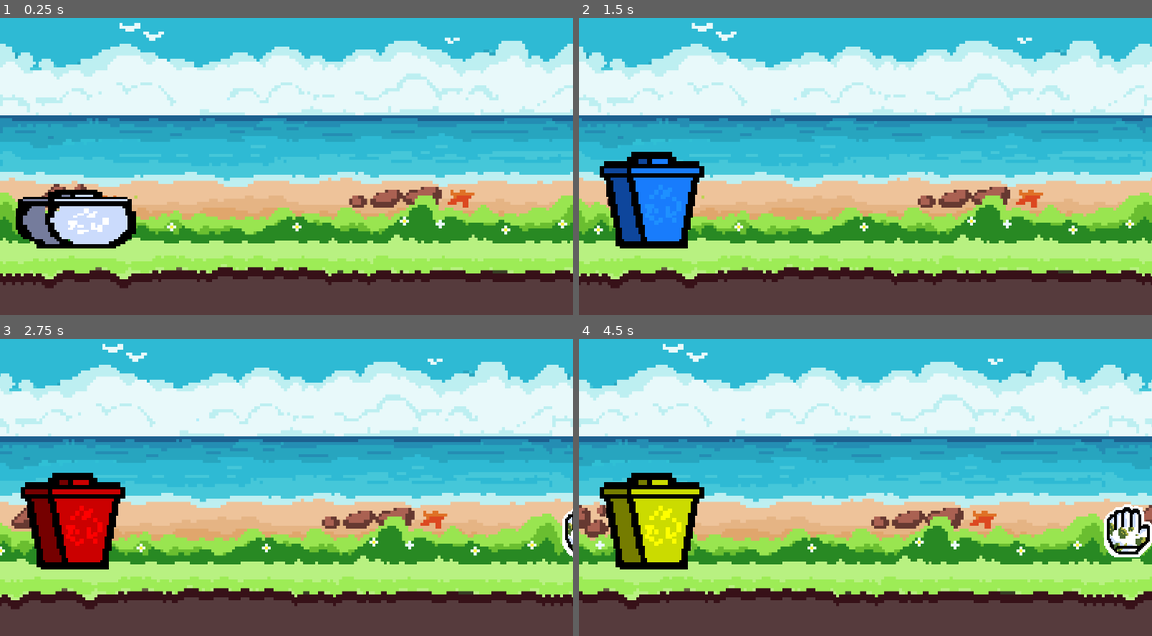
Above: before the commit, frames 1-4 (two rows, left to right).
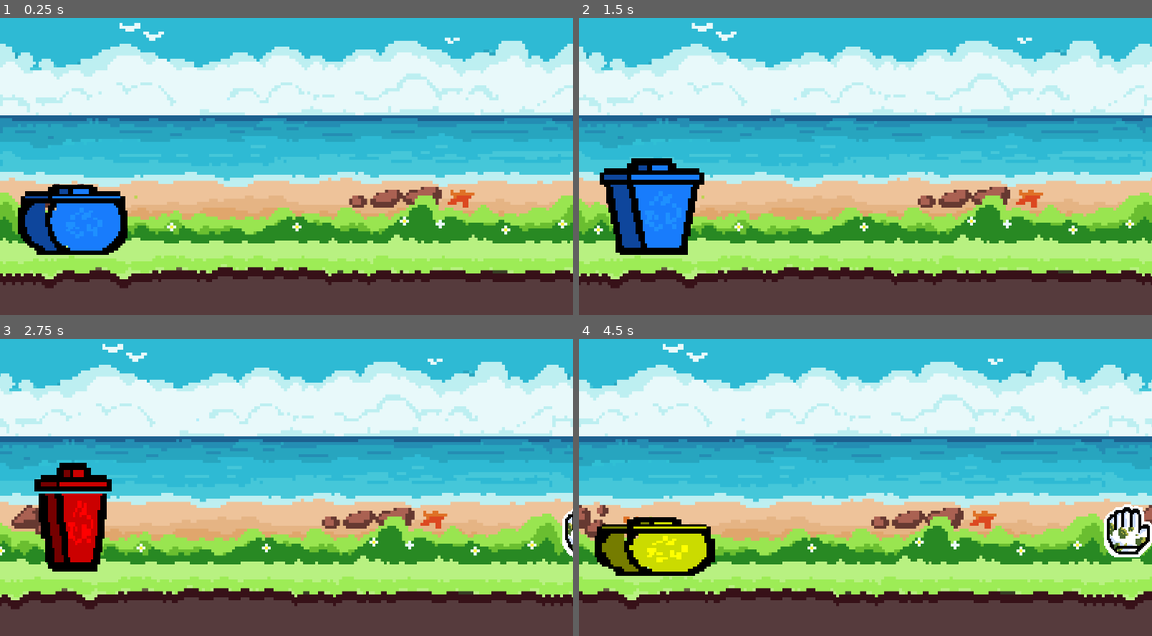
Above: after the commit, the same moments.

Repository: dedsocks/Inventorium
Game: Godot game, scene res://scenes/main.tscn
Same seed, same stepped clock (60 frames per second), same inputs: the game is played once before the commit and once after it.
Inputs:
- Up to frame 1 (0.25 s): no input
- Up to frame 2 (1.5 s): tap Enter (ui_accept) at 0.5, 0.77 s; hold Right (ui_right) 0.53-1.28 s; hold Down (ui_down) from 1.28 s (still down)
- Up to frame 3 (2.75 s): tap Enter (ui_accept) at 1.52 s; release Down (ui_down) at 2.03 s; hold Right (ui_right) from 2.03 s (still down)
- Up to frame 4 (4.5 s): release Right (ui_right) at 2.78 s; hold Up (ui_up) 2.78-3.53 s; tap Enter (ui_accept) at 3.02, 3.77 s; hold Left (ui_left) from 3.53 s (still down)

The runs differ from the first frame. In frame 1, 3.4% of the frame differs, in the area x 2-24%, y 56-80%; in frame 2, 1.9%; in frame 3, 3.3%; in frame 4, 5.2%, in the area x 2-24%, y 45-80%.

Commit message:
Add obstacle detection and score updation system

Diff:
--- a/inventorium/project.godot
+++ b/inventorium/project.godot
@@ -10,7 +10,7 @@
 
 [application]
 
-config/name="Inventorium(doc)"
+config/name="Inventorium"
 run/main_scene="res://scenes/main.tscn"
 config/features=PackedStringArray("4.3", "Forward Plus")
 
@@ -18,6 +18,13 @@
 
 window/stretch/mode="canvas_items"
 
+[global_group]
+
+red_waste=""
+blue_waste=""
+green_waste=""
+yellow_waste=""
+
 [rendering]
 
 renderer/rendering_method="gl_compatibility"
--- a/inventorium/scenes/apple.tscn
+++ b/inventorium/scenes/apple.tscn
@@ -2,7 +2,7 @@
 
 [ext_resource type="Texture2D" uid="uid://8in5j2luxuyg" path="res://assets/sprites/apple.png" id="1_4efao"]
 
-[node name="apple" type="Area2D"]
+[node name="apple" type="Area2D" groups=["green_waste"]]
 scale = Vector2(3, 3)
 
 [node name="Sprite2D" type="Sprite2D" parent="."]
--- a/inventorium/scenes/bottle.tscn
+++ b/inventorium/scenes/bottle.tscn
@@ -5,7 +5,7 @@
 [sub_resource type="CapsuleShape2D" id="CapsuleShape2D_fmlei"]
 radius = 11.0
 
-[node name="bottle" type="Area2D"]
+[node name="bottle" type="Area2D" groups=["blue_waste"]]
 scale = Vector2(2.9, 2.9)
 
 [node name="Sprite2D" type="Sprite2D" parent="."]
--- a/inventorium/scenes/dustbin.tscn
+++ b/inventorium/scenes/dustbin.tscn
@@ -1,6 +1,23 @@
-[gd_scene load_steps=15 format=3 uid="uid://cilh87d7y20vg"]
+[gd_scene load_steps=20 format=3 uid="uid://cilh87d7y20vg"]
 
 [ext_resource type="Texture2D" uid="uid://bm65o5o8psxct" path="res://assets/sprites/spritesheetfinal.png" id="1_14cnq"]
+[ext_resource type="Script" path="res://scripts/dustbin.gd" id="1_ygnom"]
+
+[sub_resource type="AtlasTexture" id="AtlasTexture_vo61o"]
+atlas = ExtResource("1_14cnq")
+region = Rect2(1280, 640, 640, 640)
+
+[sub_resource type="AtlasTexture" id="AtlasTexture_s40lp"]
+atlas = ExtResource("1_14cnq")
+region = Rect2(1920, 640, 640, 640)
+
+[sub_resource type="AtlasTexture" id="AtlasTexture_s7td8"]
+atlas = ExtResource("1_14cnq")
+region = Rect2(2560, 640, 640, 640)
+
+[sub_resource type="AtlasTexture" id="AtlasTexture_o5ekt"]
+atlas = ExtResource("1_14cnq")
+region = Rect2(3200, 640, 640, 640)
 
 [sub_resource type="AtlasTexture" id="AtlasTexture_415km"]
 atlas = ExtResource("1_14cnq")
@@ -48,6 +65,23 @@
 
 [sub_resource type="SpriteFrames" id="SpriteFrames_38yr6"]
 animations = [{
+"frames": [{
+"duration": 1.0,
+"texture": SubResource("AtlasTexture_vo61o")
+}, {
+"duration": 1.0,
+"texture": SubResource("AtlasTexture_s40lp")
+}, {
+"duration": 1.0,
+"texture": SubResource("AtlasTexture_s7td8")
+}, {
+"duration": 1.0,
+"texture": SubResource("AtlasTexture_o5ekt")
+}],
+"loop": true,
+"name": &"idle",
+"speed": 4.0
+}, {
 "frames": [{
 "duration": 1.0,
 "texture": SubResource("AtlasTexture_415km")
@@ -98,18 +132,23 @@
 
 [node name="CharacterBody2D" type="CharacterBody2D"]
 self_modulate = Color(0.952941, 1, 1, 1)
+script = ExtResource("1_ygnom")
 
 [node name="AnimatedSprite2D" type="AnimatedSprite2D" parent="."]
 z_index = 2
 texture_filter = 1
 scale = Vector2(0.101563, 0.103125)
 sprite_frames = SubResource("SpriteFrames_38yr6")
-animation = &"move"
-autoplay = "move"
-frame_progress = 0.464417
+animation = &"idle"
+autoplay = "idle"
+frame_progress = 0.725885
 centered = false
 
-[node name="CollisionShape2D" type="CollisionShape2D" parent="."]
-visible = false
+[node name="Area2D" type="Area2D" parent="."]
+
+[node name="CollisionShape2D" type="CollisionShape2D" parent="Area2D"]
+z_index = 3
 position = Vector2(32, 32)
 shape = SubResource("RectangleShape2D_3eaa0")
+
+[connection signal="area_entered" from="Area2D" to="." method="_on_area_2d_area_entered"]
--- a/inventorium/scenes/glove.tscn
+++ b/inventorium/scenes/glove.tscn
@@ -5,7 +5,7 @@
 [sub_resource type="CircleShape2D" id="CircleShape2D_dfokw"]
 radius = 13.0384
 
-[node name="glove" type="Area2D"]
+[node name="glove" type="Area2D" groups=["yellow_waste"]]
 scale = Vector2(2.9, 2.9)
 
 [node name="Sprite2D" type="Sprite2D" parent="."]
--- a/inventorium/scenes/main.tscn
+++ b/inventorium/scenes/main.tscn
@@ -1,10 +1,9 @@
-[gd_scene load_steps=6 format=3 uid="uid://c2pgwf6fwnktn"]
+[gd_scene load_steps=5 format=3 uid="uid://c2pgwf6fwnktn"]
 
 [ext_resource type="Script" path="res://scripts/main.gd" id="1_bwtbe"]
 [ext_resource type="PackedScene" uid="uid://isvsme53i3el" path="res://scenes/bg.tscn" id="1_f0xhv"]
 [ext_resource type="PackedScene" uid="uid://dmvyv7mil5bbx" path="res://scenes/ground.tscn" id="2_kyidw"]
 [ext_resource type="PackedScene" uid="uid://cilh87d7y20vg" path="res://scenes/dustbin.tscn" id="3_ymsau"]
-[ext_resource type="Script" path="res://scripts/dustbin.gd" id="5_t73bf"]
 
 [node name="main" type="Node2D"]
 script = ExtResource("1_bwtbe")
@@ -16,7 +15,6 @@
 [node name="dustbin" parent="." instance=ExtResource("3_ymsau")]
 position = Vector2(0, 300)
 scale = Vector2(4.5, 4.59375)
-script = ExtResource("5_t73bf")
 
 [node name="Camera2D" type="Camera2D" parent="."]
 position = Vector2(576, 324)
--- a/inventorium/scenes/medicine.tscn
+++ b/inventorium/scenes/medicine.tscn
@@ -5,7 +5,7 @@
 [sub_resource type="RectangleShape2D" id="RectangleShape2D_cne58"]
 size = Vector2(25, 30)
 
-[node name="medicine" type="Area2D"]
+[node name="medicine" type="Area2D" groups=["red_waste"]]
 scale = Vector2(2.9, 2.9)
 
 [node name="Sprite2D" type="Sprite2D" parent="."]
--- a/inventorium/scripts/dustbin.gd
+++ b/inventorium/scripts/dustbin.gd
@@ -1,22 +1,52 @@
 extends CharacterBody2D
 
-var status : String
+enum state {BLUE, RED, GREEN, YELLOW}
+var status
 
 func _process(delta):
 
 	#color change detector
 	if Input.is_action_pressed("ui_down"):
 		modulate = Color.DODGER_BLUE
-		status = "BLUE"
+		status = state.BLUE
 	if Input.is_action_pressed("ui_right"):
 		modulate = Color.RED
-		status = "RED"
+		status = state.RED
 	if Input.is_action_pressed("ui_up"):
 		modulate = Color.CHARTREUSE
-		status = "GREEN"
+		status = state.GREEN
 	if Input.is_action_pressed("ui_left"):
 		modulate = Color.YELLOW
-		status = "YELLOW"
+		status = state.YELLOW
+
+
 
 
 	move_and_slide()
+
+#obstacle and dustbin collision checker
+func _on_area_2d_area_entered(area: Area2D) -> void:
+	if area.is_in_group("blue_waste"):
+		if status == state.BLUE :
+			get_parent().score += 1
+			print(get_parent().score)
+		else :
+			get_parent().gameOver()
+	if area.is_in_group("red_waste"):
+		if status == state.RED :
+			get_parent().score += 1
+			print(get_parent().score)
+		else :
+			get_parent().gameOver()
+	if area.is_in_group("green_waste"):
+		if status == state.GREEN :
+			get_parent().score += 1
+			print(get_parent().score)
+		else :
+			get_parent().gameOver()
+	if area.is_in_group("yellow_waste"):
+		if status == state.YELLOW :
+			get_parent().score += 1
+			print(get_parent().score)
+		else :
+			get_parent().gameOver()
--- a/inventorium/scripts/main.gd
+++ b/inventorium/scripts/main.gd
@@ -40,6 +40,7 @@
 func new_game():
 	$dustbin.position = START_POSITION
 	$Camera2D.position = CAM_START_POSITION
+	$dustbin.modulate = Color.DODGER_BLUE
 	speed = START_SPEED
 	score = 0
 	gameRunning = false
@@ -53,10 +54,10 @@
 		gameRunning = true
 
 	if gameRunning:
+		$dustbin/AnimatedSprite2D.play("move")
 		$dustbin.position.x += speed
 		$Camera2D.position.x += speed
 		speed += delta * 0.1
-		score = speed
 
 		# Code for shifting ground
 		if $Camera2D.position.x - $ground.position.x > 1.5 * screenSize.x:
@@ -80,9 +81,11 @@
 func spawn_obs(obs, x, y):
 	obs.position = Vector2i(x, y)
 	$Obstacles.add_child(obs)
-	#obstacle.clear()
 	f = 1
 
 func spawnNum():
 	var x = spawnPos[randi()%spawnPos.size()]
 	return x
+
+func gameOver():
+	pass
